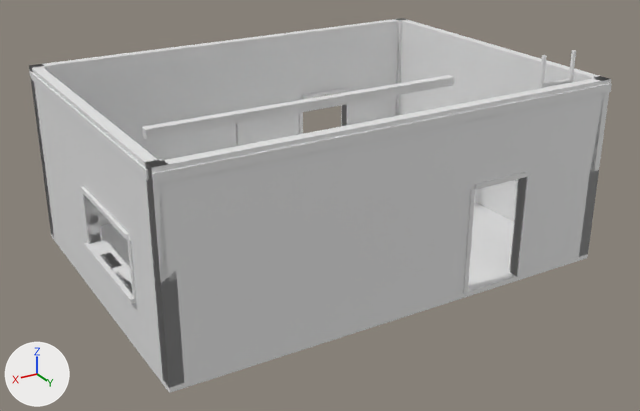
Before and after pictures for a commit that changed the OBJ model assets/tts/faultline-first-ruin-r1/sorting-hall-open.obj.
Both versions are drawn from a camera (50 mm lens) standing at (7.28, 12.39, 6.97) and looking at (0.23, 0.64, 1.1). Arrows for +X, +Y and +Z are at lower left; the lights stay in place. The picture after the commit comes second. Where no turn or scale is listed for an object, it has been applied to the vertices.

Objects in the first picture: 'sorting-hall-open'.
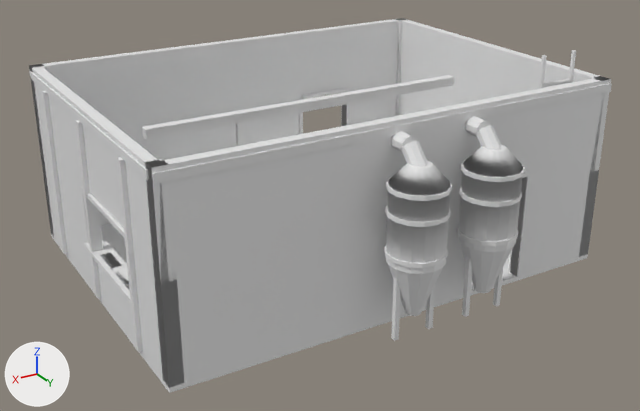
The change, as a diff of the scene's bpy script:
```diff
--- a/assets/tts/faultline-first-ruin-r1/sorting-hall-open.obj.py
+++ b/assets/tts/faultline-first-ruin-r1/sorting-hall-open.obj.py
@@ me_sorting_hall_open @@
-me_sorting_hall_open.from_pydata(...)  # 686 vertices, 1132 faces; spans x -3.99..3.98, y -2.98..2.9, z 0.0..3.67
+me_sorting_hall_open.from_pydata(...)  # 1308 vertices, 2284 faces; spans x -3.99..3.98, y -2.98..3.82, z 0.0..3.67
+# me_sorting_hall_open part 1: a new loose piece, a box spanning x -1.388..-1.312, y 3.332..3.408, z 0.06..1.23
+# me_sorting_hall_open part 2: a new loose piece, a box spanning x -0.768..-0.692, y 3.332..3.408, z 0.06..1.23
+# me_sorting_hall_open part 3: a new loose piece, a 14-sided cut cone along z (radius 0.12 at the low end, 0.43 at the high end) spanning x -1.46..-0.62, y 2.94..3.8, z 0.42..1.28
+# me_sorting_hall_open part 4: a new loose piece, a 14-sided cylinder along z spanning x -1.48..-0.6, y 2.919..3.821, z 1.37..1.435
+# me_sorting_hall_open part 5: a new loose piece, a 14-sided cylinder along z spanning x -1.48..-0.6, y 2.919..3.821, z 1.99..2.055
+# me_sorting_hall_open part 6: a new loose piece, a 14-sided cylinder along z spanning x -1.48..-0.6, y 2.919..3.821, z 2.37..2.435
+# me_sorting_hall_open part 7: a new loose piece, a box spanning x -0.068..0.008, y 3.332..3.408, z 0.06..1.23
+# me_sorting_hall_open part 8: a new loose piece, a box spanning x 0.552..0.628, y 3.332..3.408, z 0.06..1.23
+# me_sorting_hall_open part 9: a new loose piece, a 14-sided cut cone along z (radius 0.12 at the low end, 0.43 at the high end) spanning x -0.14..0.7, y 2.94..3.8, z 0.42..1.28
+# me_sorting_hall_open part 10: a new loose piece, a 14-sided cylinder along z spanning x -0.16..0.72, y 2.919..3.821, z 1.37..1.435
+# me_sorting_hall_open part 11: a new loose piece, a 14-sided cylinder along z spanning x -0.16..0.72, y 2.919..3.821, z 1.99..2.055
+# me_sorting_hall_open part 12: a new loose piece, a 14-sided cylinder along z spanning x -0.16..0.72, y 2.919..3.821, z 2.37..2.435
+# me_sorting_hall_open part 13: a new loose piece, a box spanning x 3.79..3.97, y 1.77..1.88, z 0.13..3.01
+# me_sorting_hall_open part 14: a new loose piece, a box spanning x 3.79..3.97, y -0.06..0.06, z 0.13..3.01
+# me_sorting_hall_open part 15: a new loose piece, a box spanning x 3.79..3.97, y -1.88..-1.77, z 0.13..3.01
+# me_sorting_hall_open part 16: a new loose piece of 48 vertices spanning x -1.47..-0.61, y 2.94..3.8, z 1.27..2.73
+# me_sorting_hall_open part 17: a new loose piece of 48 vertices spanning x -0.15..0.71, y 2.94..3.8, z 1.27..2.73
+# me_sorting_hall_open part 18: a new loose piece of 35 vertices spanning x -1.17..-0.91, y 2.79..3.47, z 2.56..3.05
+# me_sorting_hall_open part 19: a new loose piece of 35 vertices spanning x 0.14..0.41, y 2.79..3.47, z 2.56..3.05
+# other edits to the shape of me_sorting_hall_open do not show in these pictures
```

Changed parts and their boxes [x1, y1, x2, y2] in the pictures (640 x 411 px):
part 1 of me_sorting_hall_open, added: after [493, 268, 503, 306]
part 2 of me_sorting_hall_open, added: after [462, 256, 472, 317]
part 3 of me_sorting_hall_open, added: after [458, 238, 513, 293]
part 4 of me_sorting_hall_open, added: after [457, 225, 518, 246]
part 5 of me_sorting_hall_open, added: after [459, 188, 522, 207]
part 6 of me_sorting_hall_open, added: after [461, 160, 525, 182]
part 7 of me_sorting_hall_open, added: after [425, 285, 435, 329]
part 8 of me_sorting_hall_open, added: after [391, 277, 401, 341]
part 9 of me_sorting_hall_open, added: after [385, 257, 442, 316]
part 10 of me_sorting_hall_open, added: after [384, 246, 448, 268]
part 11 of me_sorting_hall_open, added: after [385, 206, 451, 227]
part 12 of me_sorting_hall_open, added: after [386, 177, 452, 201]
part 13 of me_sorting_hall_open, added: after [117, 157, 143, 352]
part 14 of me_sorting_hall_open, added: after [75, 120, 103, 298]
part 15 of me_sorting_hall_open, added: after [42, 91, 68, 253]
part 16 of me_sorting_hall_open, added: after [458, 145, 523, 252]
part 17 of me_sorting_hall_open, added: after [386, 161, 451, 274]
part 18 of me_sorting_hall_open, added: after [465, 116, 502, 150]
part 19 of me_sorting_hall_open, added: after [391, 131, 428, 167]
